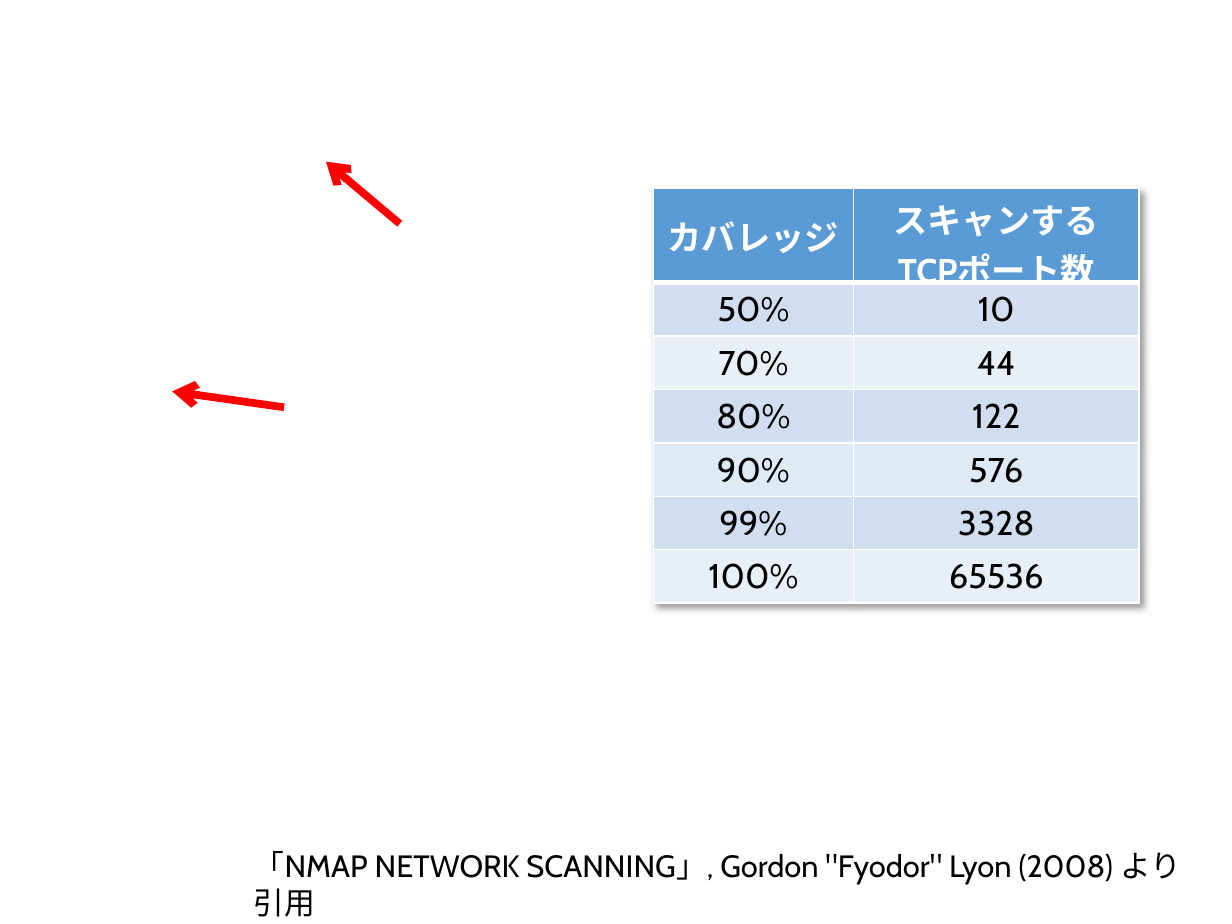
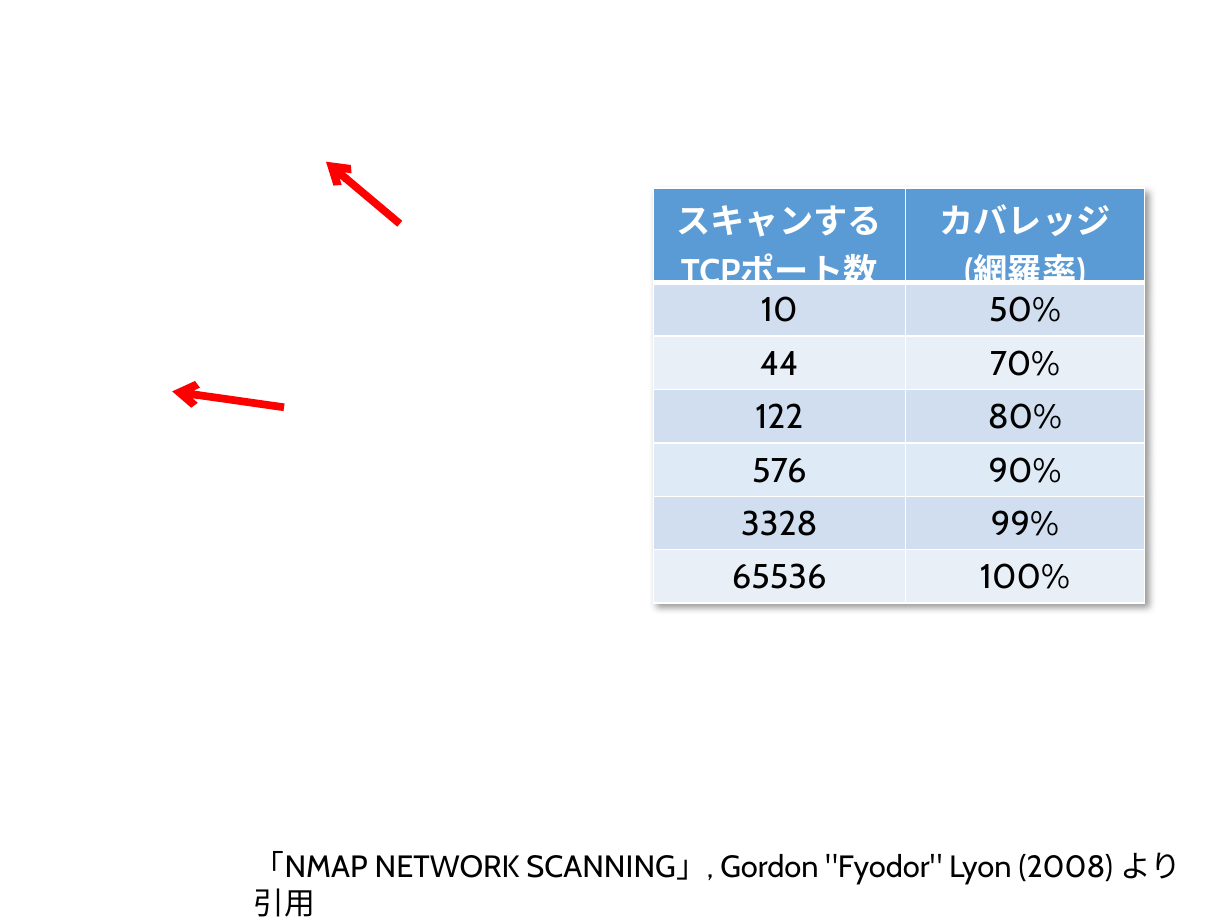
Before and after one commit to ozuma/sumida_sec, a slide deck: slide 15 of 2015-no.2/ppt/00_ozuma.pptx. Drawn at 1232x924 pixels with LibreOffice and Linux fonts; fonts in the diff are those of the drawing; background and template pictures are left out. Boxes give left, top, right and bottom in pixels: in the first picture for what was removed or moved away, otherwise in the second. Text is boxed around its words. In the diff, an @@ line names an element or a change of style, - is before the commit and + after.

```diff
--- a/2015-no.2/ppt/00_ozuma.pptx
+++ b/2015-no.2/ppt/00_ozuma.pptx
@@ table at (653, 188, 1145, 604) @@
-row 1, column 1: カバレッジ
+row 1, column 1: スキャンする / TCPポート数
-row 1, column 2: スキャンする / TCPポート数
+row 1, column 2: カバレッジ / (網羅率)
-row 2, column 1: 50%
+row 2, column 1: 10
-row 2, column 2: 10
+row 2, column 2: 50%
-row 3, column 1: 70%
+row 3, column 1: 44
-row 3, column 2: 44
+row 3, column 2: 70%
-row 4, column 1: 80%
+row 4, column 1: 122
-row 4, column 2: 122
+row 4, column 2: 80%
-row 5, column 1: 90%
+row 5, column 1: 576
-row 5, column 2: 576
+row 5, column 2: 90%
-row 6, column 1: 99%
+row 6, column 1: 3328
-row 6, column 2: 3328
+row 6, column 2: 99%
-row 7, column 1: 100%
+row 7, column 1: 65536
-row 7, column 2: 65536
+row 7, column 2: 100%
@@ table: place and size @@
-table at (653, 188, 1140, 604)
+table at (653, 188, 1145, 604)
```
Also in this commit, not shown: 5 other slides changed, 5 other files.
